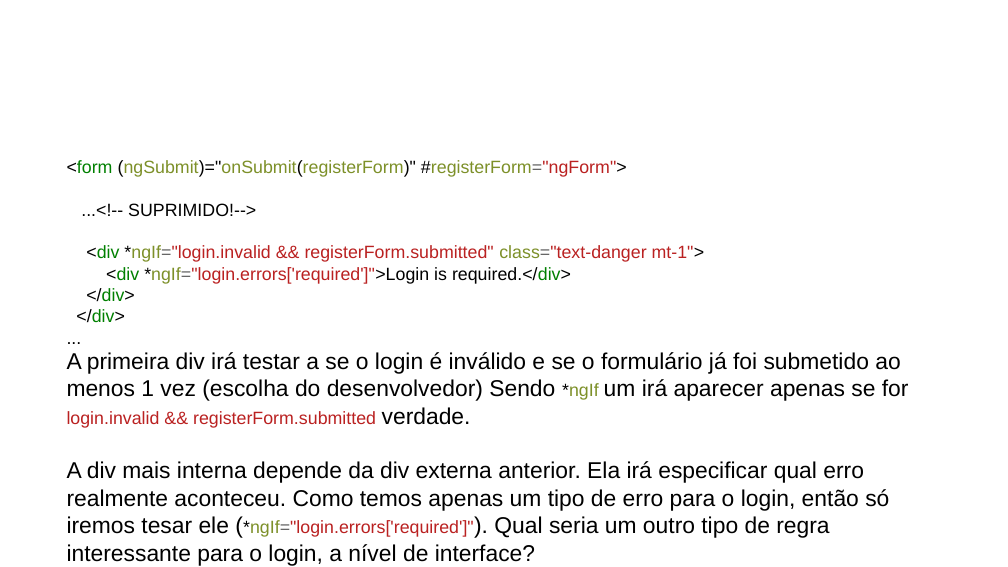
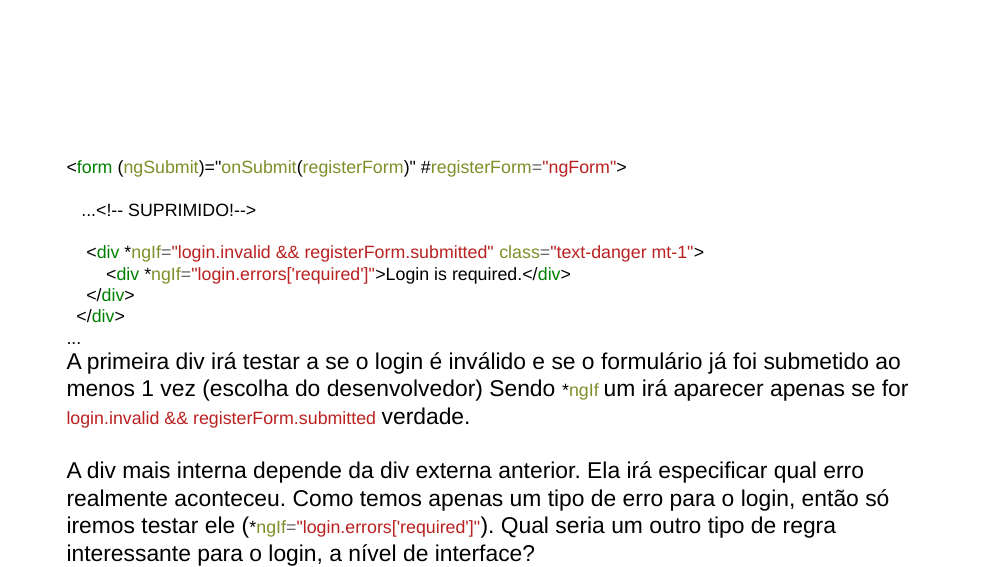
Before and after one commit to CCastro01/PIW-2019_1, a slide deck: slide 22 of SLIDES/14 - Refatoração do Projeto CRUD.odp (slide 21 before the commit). Drawn at 1008x567 pixels with LibreOffice and Linux fonts; fonts in the diff are those of the drawing; background and template pictures are left out. Boxes give left, top, right and bottom in pixels: in the first picture for what was removed or moved away, otherwise in the second. Text is boxed around its words. In the diff, an @@ line names an element or a change of style, - is before the commit and + after.

Commit message:
file upload e slides

```diff
--- a/SLIDES/14 - Refatoração do Projeto CRUD.odp
+++ b/SLIDES/14 - Refatoração do Projeto CRUD.odp
@@ text at (67,461,889,566): text changed @@
-A div mais interna depende da div externa anterior. Ela irá especificar qual erro realmente aconteceu. Como temos apenas um tipo de erro para o login, então só iremos tesar ele (*ngIf="login.errors['required']"). Qual seria um outro tipo de regra interessante para o login, a nível de interface?
+A div mais interna depende da div externa anterior. Ela irá especificar qual erro realmente aconteceu. Como temos apenas um tipo de erro para o login, então só iremos testar ele (*ngIf="login.errors['required']"). Qual seria um outro tipo de regra interessante para o login, a nível de interface?
```
Also in this commit, not shown: 23 other slides changed, 1 slide added, 27 other files.
